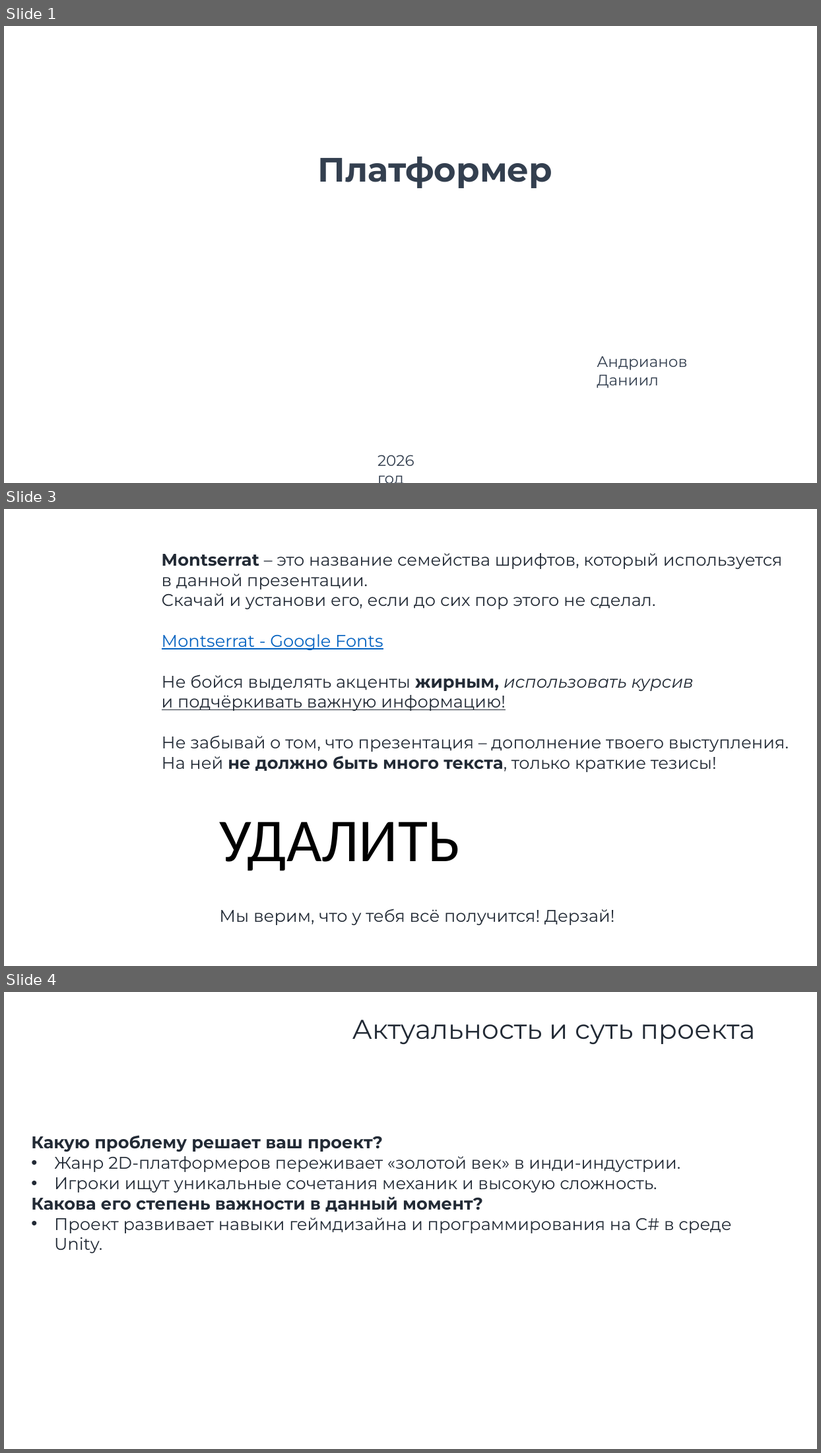
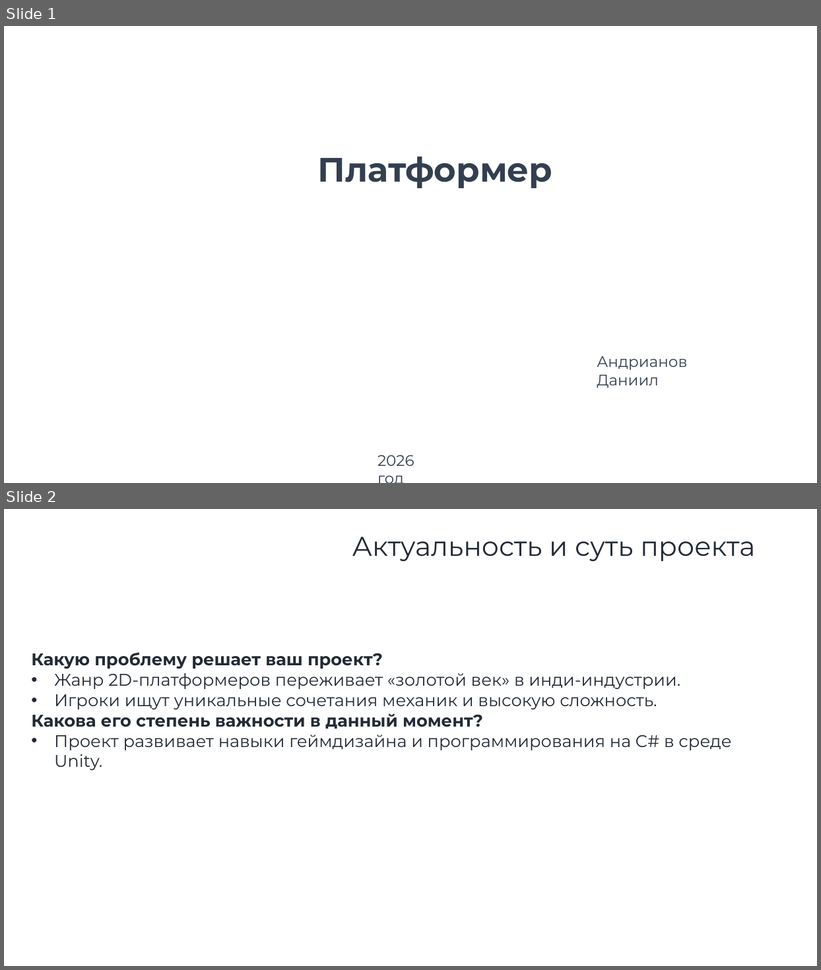
Before and after one commit to dadaneodin/Platformer, a slide deck: Assets/PREZENTACIA/Андрианов Даниил(ПЛАТФОРМЕР)КванториумГаз.pptx. Shown one above the other, each under a label of ours: slides 1, 3 and 4 before the commit, slides 1 and 2 after it; the slides between them are not shown. The pictures are 821x1453 and 821x970 pixels, drawn with LibreOffice and Linux fonts; fonts in the diff are those of the drawing; background and template pictures are left out. Boxes give left, top, right and bottom in pixels: in the first picture for what was removed or moved away, otherwise in the second. Text is boxed around its words. In the diff, an @@ line names an element or a change of style, - is before the commit and + after.

```diff
--- a/Assets/PREZENTACIA/Андрианов Даниил(ПЛАТФОРМЕР)КванториумГаз.pptx
+++ b/Assets/PREZENTACIA/Андрианов Даниил(ПЛАТФОРМЕР)КванториумГаз.pptx
@@ slide 3 removed at (4,509,817,966), background picture (left out) @@
@@ text removed at (162,553,789,772) @@
-Montserrat – это название семейства шрифтов, который используется
-в данной презентации.
-Скачай и установи его, если до сих пор этого не сделал.
-Montserrat - Google Fonts
-Не бойся выделять акценты жирным, использовать курсив
-и подчёркивать важную информацию!
-Не забывай о том, что презентация – дополнение твоего выступления.
-На ней не должно быть много текста, только краткие тезисы!
@@ text removed at (219,822,460,871) @@
-УДАЛИТЬ
@@ text removed at (219,909,615,925) @@
-Мы верим, что у тебя всё получится! Дерзай!
@@ what was slide 4 is now slide 2 @@
```
Also in this commit, not shown: 1 other slide removed, 17 other files.
